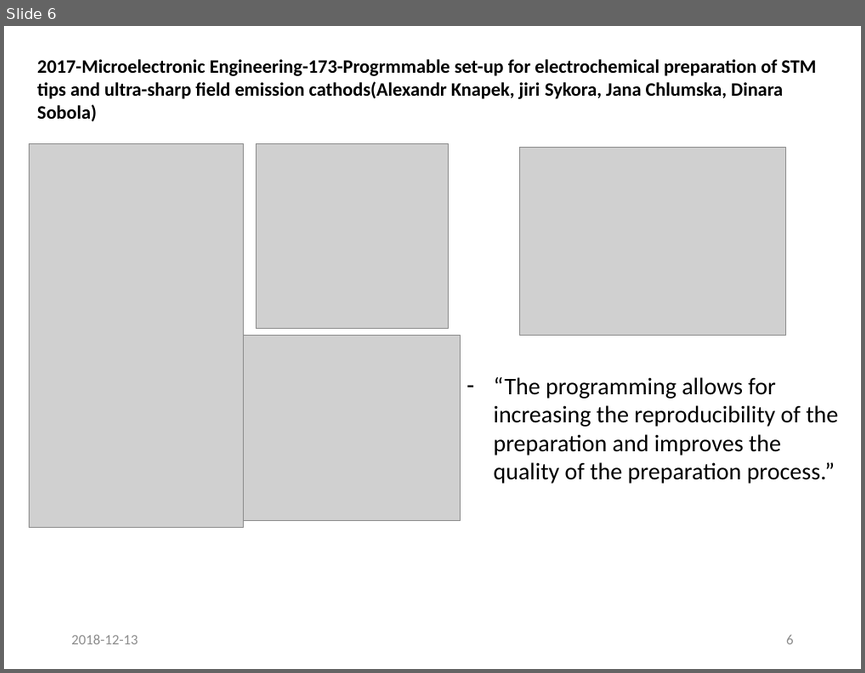
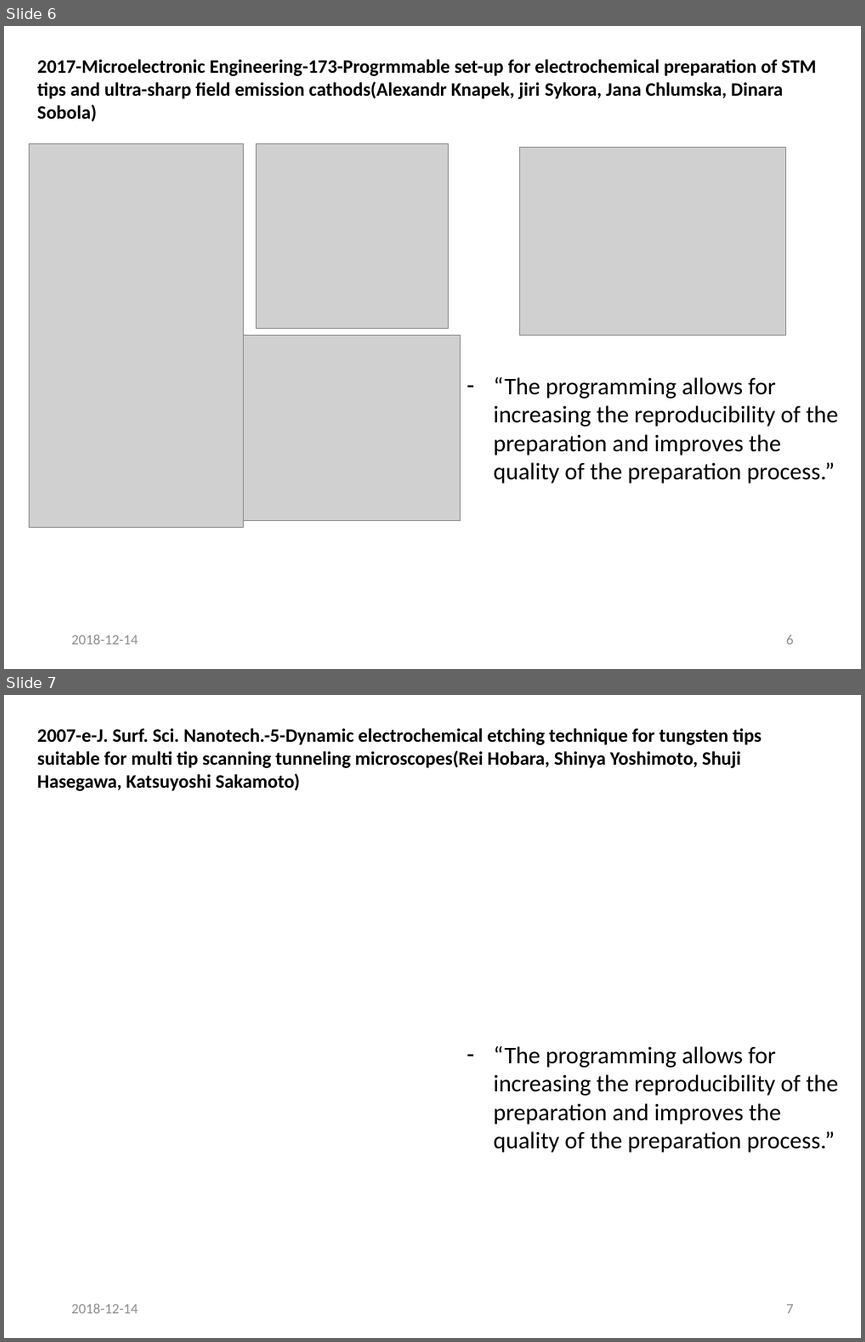
Before and after one commit to jglee96/NBTP_Lab, a slide deck: 랩미팅/201812/1812 W Tip 논문 정리 (Jong).pptx. Shown one above the other, each under a label of ours: slide 6 before the commit, slides 6 and 7 after it. The pictures are 865x673 and 865x1342 pixels, drawn with LibreOffice and Linux fonts; fonts in the diff are those of the drawing; grey boxes stand for pictures. Boxes give left, top, right and bottom in pixels: in the first picture for what was removed or moved away, otherwise in the second. Text is boxed around its words. In the diff, an @@ line names an element or a change of style, - is before the commit and + after.

```diff
--- a/랩미팅/201812/1812 W Tip 논문 정리 (Jong).pptx
+++ b/랩미팅/201812/1812 W Tip 논문 정리 (Jong).pptx
@@ slide 7 added at [4,695,861,1338], background #FFFFFF @@
@@ text added at [37,728,761,791], 16 pt, text #000000, bold @@
+2007-e-J. Surf. Sci. Nanotech.-5-Dynamic electrochemical etching technique for tungsten tips suitable for multi tip scanning tunneling microscopes(Rei Hobara, Shinya Yoshimoto, Shuji Hasegawa, Katsuyoshi Sakamoto)
@@ text added at [494,1046,838,1152], 20 pt, text #000000 @@
+– “The programming allows for increasing the reproducibility of the preparation and improves the quality of the preparation process.”
@@ text added at [71,1303,137,1313], 12 pt, text #8C8C8C @@
+2018-12-14
@@ page number added at [786,1304,793,1313], 12 pt, text #8C8C8C @@
+7
@@ slide 6 changed as well @@
@@ text at [71,634,137,644]: text changed @@
-2018-12-13
+2018-12-14
```
Also in this commit, not shown: 6 other slides changed, 2 other files.
